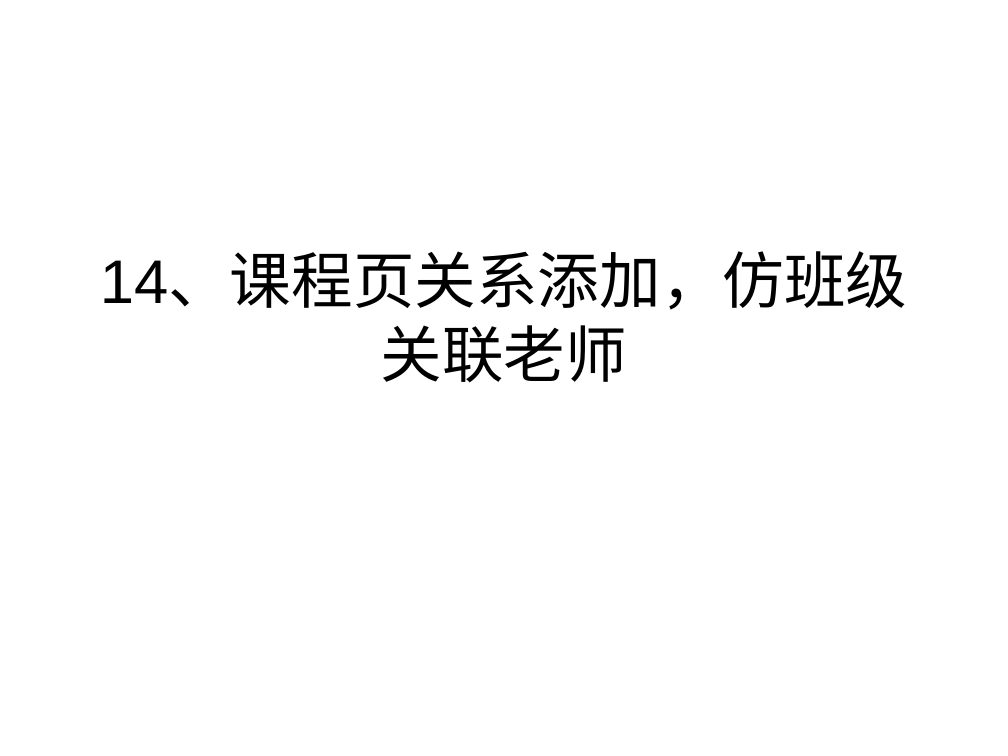
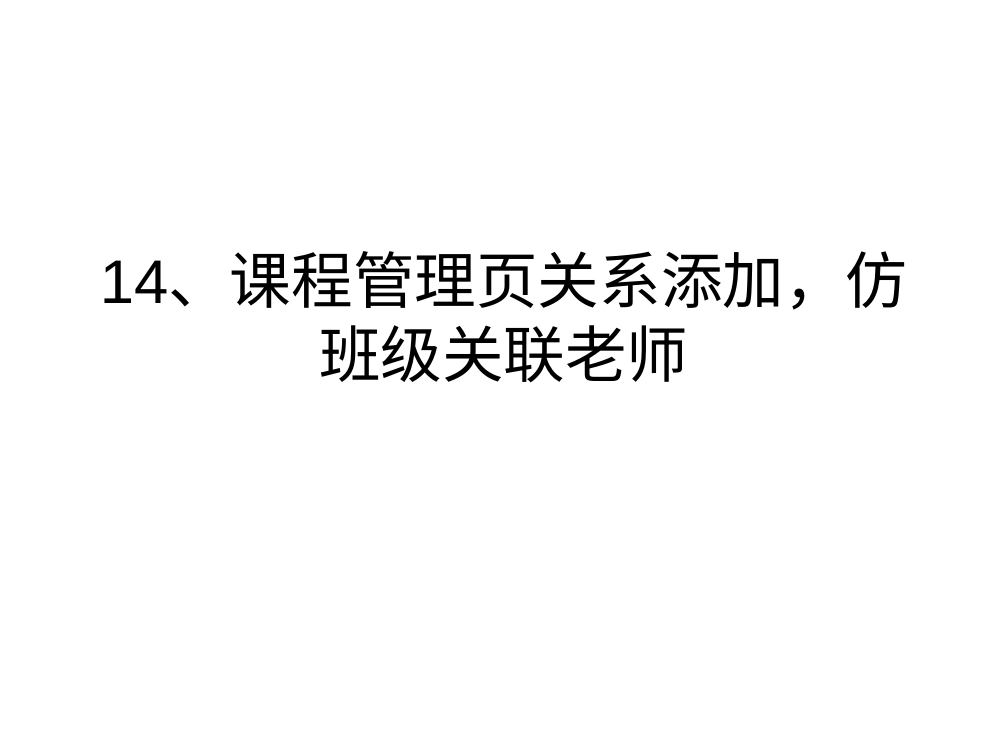
Before and after one commit to lieoluntan/sdpkRW, a slide deck: slide 14 of 个人测试任务表/0121测试问题/0121总任务（16点修订版）.ppt. Drawn at 1008x756 pixels with LibreOffice and Linux fonts; fonts in the diff are those of the drawing. Boxes give left, top, right and bottom in pixels: in the first picture for what was removed or moved away, otherwise in the second. Text is boxed around its words. In the diff, an @@ line names an element or a change of style, - is before the commit and + after.

```diff
--- a/个人测试任务表/0121测试问题/0121总任务（16点修订版）.ppt
+++ b/个人测试任务表/0121测试问题/0121总任务（16点修订版）.ppt
@@ title at box(100, 254, 908, 383): text changed @@
-14、课程页关系添加，仿班级关联老师
+14、课程管理页关系添加，仿班级关联老师
```
Also in this commit, not shown: 1 other file.
